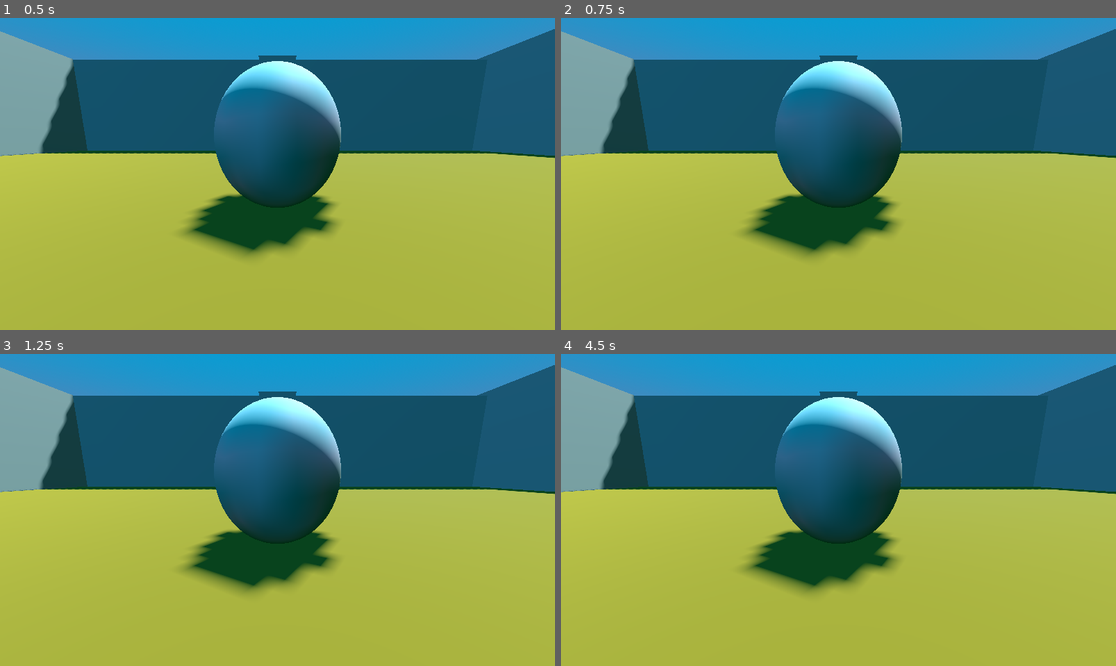
Above: before the commit, frames 1-4 (two rows, left to right).
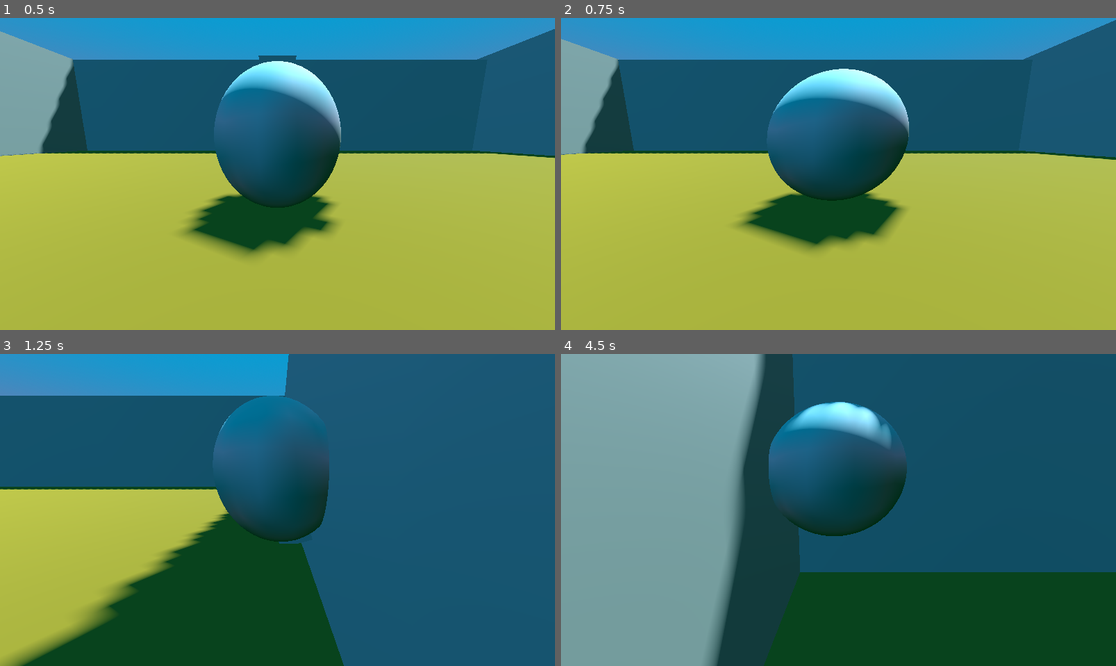
Above: after the commit, the same moments.

Repository: EstebanG17-ia/Juego3D
Game: Godot game, scene res://main_scene.tscn
The game is run twice, just before and just after one commit, with the same random seed, the same clock (stepped at 60 frames per second) and the same inputs.
Inputs (mouse positions are in pixels of both pictures, inside the frame that each line leads up to):
- Up to frame 1 (0.5 s): no input
- Up to frame 2 (0.75 s): move the mouse to (960, 158) at 0.52 s; hold D (right, bound only after the commit) from 0.53 s (still down)
- Up to frame 3 (1.25 s): keep holding D (right, bound only after the commit)
- Up to frame 4 (4.5 s): move the mouse to (727, 525) at 1.27 s; release D (right, bound only after the commit) at 1.28 s; hold S (down, bound only after the commit) 1.28-2.03 s; move the mouse to (894, 441) at 2.02 s; hold D (right, bound only after the commit) 2.03-2.78 s; move the mouse to (810, 572) at 2.77 s; hold W (up, bound only after the commit) 2.78-3.53 s; move the mouse to (1005, 556) at 3.52 s; hold A (left, bound only after the commit) from 3.53 s (still down); move the mouse to (672, 463) at 4.27 s

Frame 1 is identical in both runs. In frame 2, 6.7% of the frame differs, in the area x 0-100%, y 0-77%; in frame 3, 52%; in frame 4, 76%, in the area x 0-100%, y 0-100%.

Commit message:
Segundo Commit

Diff:
--- a/main_scene.tscn
+++ b/main_scene.tscn
@@ -49,6 +49,7 @@
 
 [node name="CSGBox3D5" type="CSGBox3D" parent="Objetos escena" unique_id=1197585598]
 transform = Transform3D(0.20896041, 0, 0, 0, 2.5841382, 0, 0, 0, 9.520735, 5.295016, 1.1549098, 0.029298425)
+use_collision = true
 
 [node name="Player" parent="." unique_id=157991202 instance=ExtResource("1_0f027")]
 transform = Transform3D(1, 0, 0, 0, 1, 0, 0, 0, 1, 0, 1, 0)
--- /dev/null
+++ b/player.gd
@@ -0,0 +1,30 @@
+extends RigidBody3D
+
+@onready var spring_arm_3d: SpringArm3D = $SpringArm3D
+@onready var camera_3d: Camera3D = $SpringArm3D/Camera3D
+var speed = 0.5
+var mouse = 1
+
+func input(event: InputEvent):
+	if event is InputEventMouseMotion:
+		spring_arm_3d.rotation.x -= event.relative.y * mouse
+		spring_arm_3d.rotation.y -= event.relative.x * mouse
+		#spring_arm_3d.rotation.x = clamp(spring_arm_3d.rotation.x, -PI/2, PI/4)
+		spring_arm_3d.rotation.x = clamp(spring_arm_3d.rotation.x, deg_to_rad(-60), PI/4)
+
+func _ready() -> void:
+	spring_arm_3d.top_level = true
+	spring_arm_3d.position = Vector3(0, 3, 0)
+
+func _process(delta: float) -> void:
+	spring_arm_3d.global_position= self.global_position
+
+func _integrate_forces(state: PhysicsDirectBodyState3D) -> void:
+	var inputDirection = Vector3(
+		Input.get_axis("left","right"),
+		0,
+		Input.get_axis("up","down")
+	)
+	inputDirection = inputDirection.rotated(Vector3.UP, spring_arm_3d.rotation.y).normalized() * speed
+
+	apply_central_impulse(Vector3(inputDirection.x, 0, inputDirection.z))
--- a/player.tscn
+++ b/player.tscn
@@ -1,4 +1,6 @@
-[gd_scene format=3 uid="uid://c4uyui5udqjqc"]
+[gd_scene format=3 uid="uid://0ucy3mxufjfh"]
+
+[ext_resource type="Script" uid="uid://cs5m0h0cb3u8e" path="res://player.gd" id="1_4flbx"]
 
 [sub_resource type="SphereMesh" id="SphereMesh_sh265"]
 
@@ -7,6 +9,7 @@
 [sub_resource type="BoxMesh" id="BoxMesh_onrkg"]
 
 [node name="Player" type="RigidBody3D" unique_id=157991202]
+script = ExtResource("1_4flbx")
 
 [node name="MeshInstance3D" type="MeshInstance3D" parent="." unique_id=532677433]
 transform = Transform3D(0.58486634, 0, 0, 0, 0.6641162, 0, 0, 0, 0.62465215, 0, -0.0039299726, 0)
--- a/project.godot
+++ b/project.godot
@@ -15,6 +15,29 @@
 config/features=PackedStringArray("4.6", "GL Compatibility")
 config/icon="res://icon.svg"
 
+[input]
+
+left={
+"deadzone": 0.5,
+"events": [Object(InputEventKey,"resource_local_to_scene":false,"resource_name":"","device":0,"window_id":0,"alt_pressed":false,"shift_pressed":false,"ctrl_pressed":false,"meta_pressed":false,"pressed":false,"keycode":0,"physical_keycode":65,"key_label":0,"unicode":0,"location":0,"echo":false,"script":null)
+]
+}
+right={
+"deadzone": 0.5,
+"events": [Object(InputEventKey,"resource_local_to_scene":false,"resource_name":"","device":0,"window_id":0,"alt_pressed":false,"shift_pressed":false,"ctrl_pressed":false,"meta_pressed":false,"pressed":false,"keycode":0,"physical_keycode":68,"key_label":0,"unicode":0,"location":0,"echo":false,"script":null)
+]
+}
+down={
+"deadzone": 0.5,
+"events": [Object(InputEventKey,"resource_local_to_scene":false,"resource_name":"","device":0,"window_id":0,"alt_pressed":false,"shift_pressed":false,"ctrl_pressed":false,"meta_pressed":false,"pressed":false,"keycode":0,"physical_keycode":83,"key_label":0,"unicode":0,"location":0,"echo":false,"script":null)
+]
+}
+up={
+"deadzone": 0.5,
+"events": [Object(InputEventKey,"resource_local_to_scene":false,"resource_name":"","device":0,"window_id":0,"alt_pressed":false,"shift_pressed":false,"ctrl_pressed":false,"meta_pressed":false,"pressed":false,"keycode":0,"physical_keycode":87,"key_label":0,"unicode":0,"location":0,"echo":false,"script":null)
+]
+}
+
 [physics]
 
 3d/physics_engine="Jolt Physics"
--- /dev/null
+++ b/puck.tscn
@@ -0,0 +1,58 @@
+[gd_scene format=3 uid="uid://cqbv252hgttys"]
+
+[ext_resource type="PackedScene" uid="uid://0ucy3mxufjfh" path="res://player.tscn" id="1_smtsh"]
+
+[sub_resource type="ProceduralSkyMaterial" id="ProceduralSkyMaterial_14oe5"]
+sky_top_color = Color(0.29826608, 0.3682731, 0.92545074, 1)
+sky_horizon_color = Color(0.544367, 0.631279, 0.9743282, 1)
+sky_cover_modulate = Color(0.19428587, 0.40660924, 0.6323891, 1)
+ground_bottom_color = Color(0.13766271, 0.43624082, 0.3577352, 1)
+ground_horizon_color = Color(0.51034915, 0.8720181, 0.99666446, 1)
+
+[sub_resource type="Sky" id="Sky_smtsh"]
+sky_material = SubResource("ProceduralSkyMaterial_14oe5")
+
+[sub_resource type="Environment" id="Environment_yp62o"]
+background_mode = 2
+sky = SubResource("Sky_smtsh")
+ambient_light_color = Color(0.28658885, 0.28541043, 0.7927201, 1)
+ambient_light_sky_contribution = 0.4
+tonemap_mode = 2
+
+[node name="PUCK" type="Node3D" unique_id=791361193]
+
+[node name="WorldEnvironment" type="WorldEnvironment" parent="." unique_id=1638150709]
+environment = SubResource("Environment_yp62o")
+
+[node name="DirectionalLight3D" type="DirectionalLight3D" parent="." unique_id=605836471]
+transform = Transform3D(1, 0, 0, 0, -0.85284984, 0.52215636, 0, -0.52215636, -0.85284984, 0, 3.91125, -7.9510894)
+
+[node name="Node" type="Node" parent="." unique_id=1285378234]
+
+[node name="CSGBox3D" type="CSGBox3D" parent="Node" unique_id=1159232917]
+transform = Transform3D(1, 0, 0, 0, 1, 0, 0, 0, 1, 0.025878906, 0.2043457, 0.2602539)
+use_collision = true
+size = Vector3(10.241699, 0.5913086, 0.4794922)
+
+[node name="CSGBox3D4" type="CSGBox3D" parent="Node" unique_id=156581605]
+transform = Transform3D(1, 0, 0, 0, 1, 0, 0, 0, 1, -4.918518, 0.2043457, -8.118719)
+use_collision = true
+size = Vector3(0.35290527, 0.5913086, 17.156372)
+
+[node name="CSGBox3D5" type="CSGBox3D" parent="Node" unique_id=1655006206]
+transform = Transform3D(1, 0, 0, 0, 1, 0, 0, 0, 1, 4.9372377, 0.2043457, -8.118719)
+use_collision = true
+size = Vector3(0.35290527, 0.5913086, 17.156372)
+
+[node name="CSGBox3D2" type="CSGBox3D" parent="Node" unique_id=581674786]
+transform = Transform3D(1, 0, 0, 0, 1, 0, 0, 0, 1, 0.025878906, 0.2043457, -16.135983)
+use_collision = true
+size = Vector3(10.241699, 0.5913086, 1)
+
+[node name="CSGBox3D3" type="CSGBox3D" parent="Node" unique_id=802769946]
+transform = Transform3D(1, 0, 0, 0, 1, 0, 0, 0, 1, 0.025878906, -0.019897461, -8.320257)
+use_collision = true
+size = Vector3(10.241699, 0.14282227, 17.31865)
+
+[node name="RigidBody3D" parent="." unique_id=2036604418 instance=ExtResource("1_smtsh")]
+transform = Transform3D(1, 0, 0, 0, 1, 0, 0, 0, 1, 0, 1.6916986, -6.9387474)
Not shown, changed: icon.svg.import
Not shown: 1 places in main_scene.tscn that only renumber resources
Not shown, added: player.gd.uid
